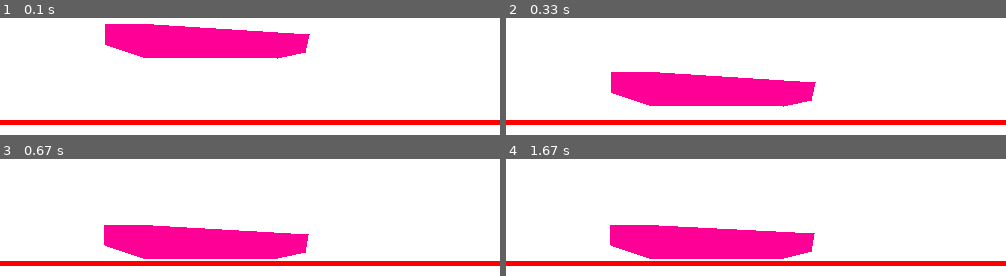
Above: before the commit, frames 1-4 (two rows, left to right).
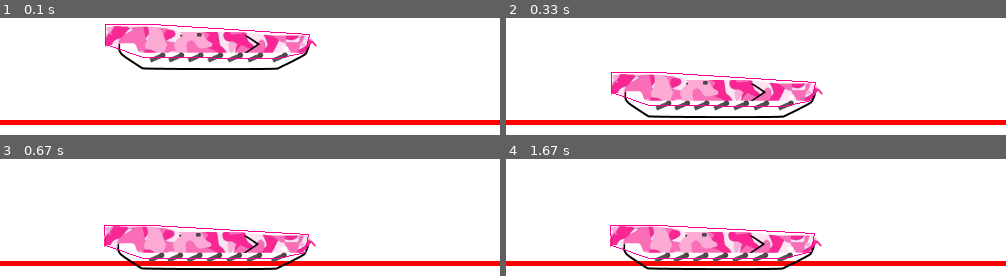
Above: after the commit, the same moments.

Repository: semboko/pygame_sandbox_luka
Game: pygame game, started from main.py
Two runs of this game, one before a commit and one after it. Both use one fixed random seed, a clock stepped at 60 frames per second and the inputs below.
Inputs:
- Up to frame 1 (0.1 s): no input
- Up to frame 2 (0.33 s): no input
- Up to frame 3 (0.67 s): no input
- Up to frame 4 (1.67 s): no input

The runs differ from the first frame. In frame 1, 11% of the frame differs, in the area x 21-64%, y 5-45%; in frame 2, 11%; in frame 3, 11%; in frame 4, 11%.

Commit message:
Added the image for tank base

Diff:
--- a/components/tank.py
+++ b/components/tank.py
@@ -1,5 +1,5 @@
 from pymunk import Vec2d, Body, Poly, Space
-from pygame import Surface, draw
+from pygame import Surface, draw, image
 from utils import convert
 
 
@@ -9,8 +9,8 @@
         self.origin = origin
 
         self.body = Body()
-        center = Vec2d(85, -15)
-        self.body.position = origin + center
+        self.center = Vec2d(85, -15)
+        self.body.position = origin + self.center
 
         points = (
             (0, 0),
@@ -25,21 +25,25 @@
         )
 
         self.shape = Poly(self.body, [
-            convert(Vec2d(*p) - center, 32)
+            convert(Vec2d(*p) - self.center, 32)
             for p in points
         ])
         self.shape.density = 1
         space.add(self.body, self.shape)
 
+        self.image = image.load("./assets/tank_base.png", "png")
+
 
     def render(self, display: Surface) -> None:
         h = display.get_height()
+
         points = [
             convert(self.body.local_to_world(v), h)
             for v in self.shape.get_vertices()
         ]
 
-        draw.polygon(display, (255, 0, 150), points)
+        display.blit(self.image, convert(self.body.position - self.center, h))
+        draw.polygon(display, (255, 0, 150), points, 1)
 
 
 class Tank:
